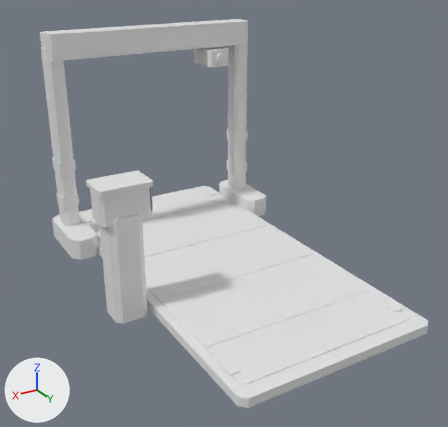
The OBJ model assets/tts/vanta-held-consignment-r1/intake-weighbridge.obj as it was, and as the next commit left it.
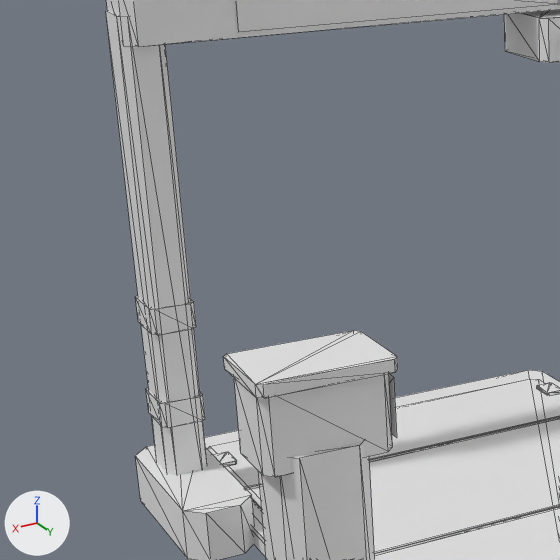
There are two pictures of each version: one whole from a camera (50 mm lens) standing at (3.95, 6.72, 4.16) and looking at (0.12, 0.33, 0.97), one close up on the part from 0% to 48% of the width and 10% to 61% of the height. Lighting does not change. The marker at lower left points along +X, +Y and +Z. The older version's two pictures come first. The close-ups show mesh edges as thin lines. Where no turn or scale is listed for an object, it has been applied to the vertices.

Names of what the first close-up shows: 'intake-weighbridge'.
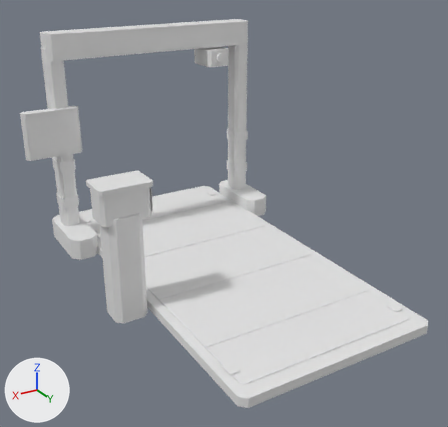
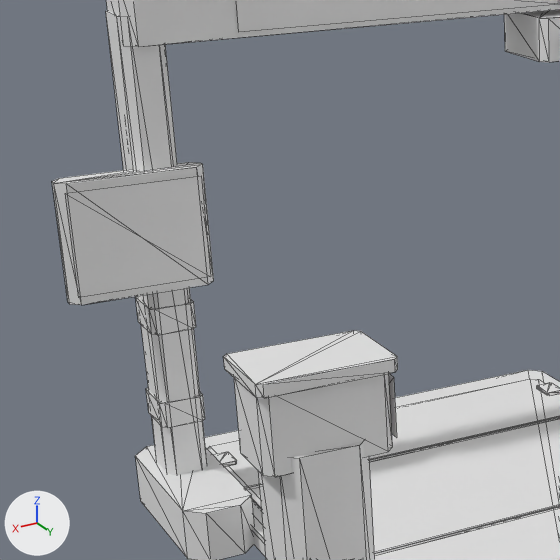
Boxes [x1, y1, x2, y2] around the edits, measured in the close-ups (560 x 560 px):
'intake-weighbridge', reshaped
    before: [106, 0, 560, 560]
    after: [52, 0, 560, 560]
part 1 of me_intake_weighbridge, added
    after: [52, 162, 214, 305]
part 2 of me_intake_weighbridge, added
    after: [65, 176, 211, 298]

The edits, one by one:
me_intake_weighbridge is used by ob_intake_weighbridge; location (0.0, 0.0, 0.0).
Verts and faces of me_intake_weighbridge; kept vertices keep their numbers, new ones are numbered from 400.
me_intake_weighbridge had 400 vertices, 692 faces and spanned x -1.7..1.88, y -2.67..2.67, z 0.0..3.1.
me_intake_weighbridge now has 444 vertices, 766 faces and spans x -1.7..2.06, y -2.67..2.67, z 0.0..3.1.
me_intake_weighbridge part 1: a new loose piece of 16 vertices spanning x 1.26..2.06, y -1.85..-1.71, z 1.43..2.09.
Part 2, on me_intake_weighbridge:
New vertex 400 is at (2.03, -1.7, 2.05), pixel (64, 193).
New vertex 401 is at (1.29, -1.7, 2.05), pixel (201, 175).
New vertex 402 is at (1.29, -1.7, 1.48), pixel (210, 276).
New vertex 403 is at (2.03, -1.7, 1.48), pixel (78, 297).
New faces: (400, 402, 401), (400, 403, 402).
Other edits to the shape of me_intake_weighbridge do not show in these pictures.
